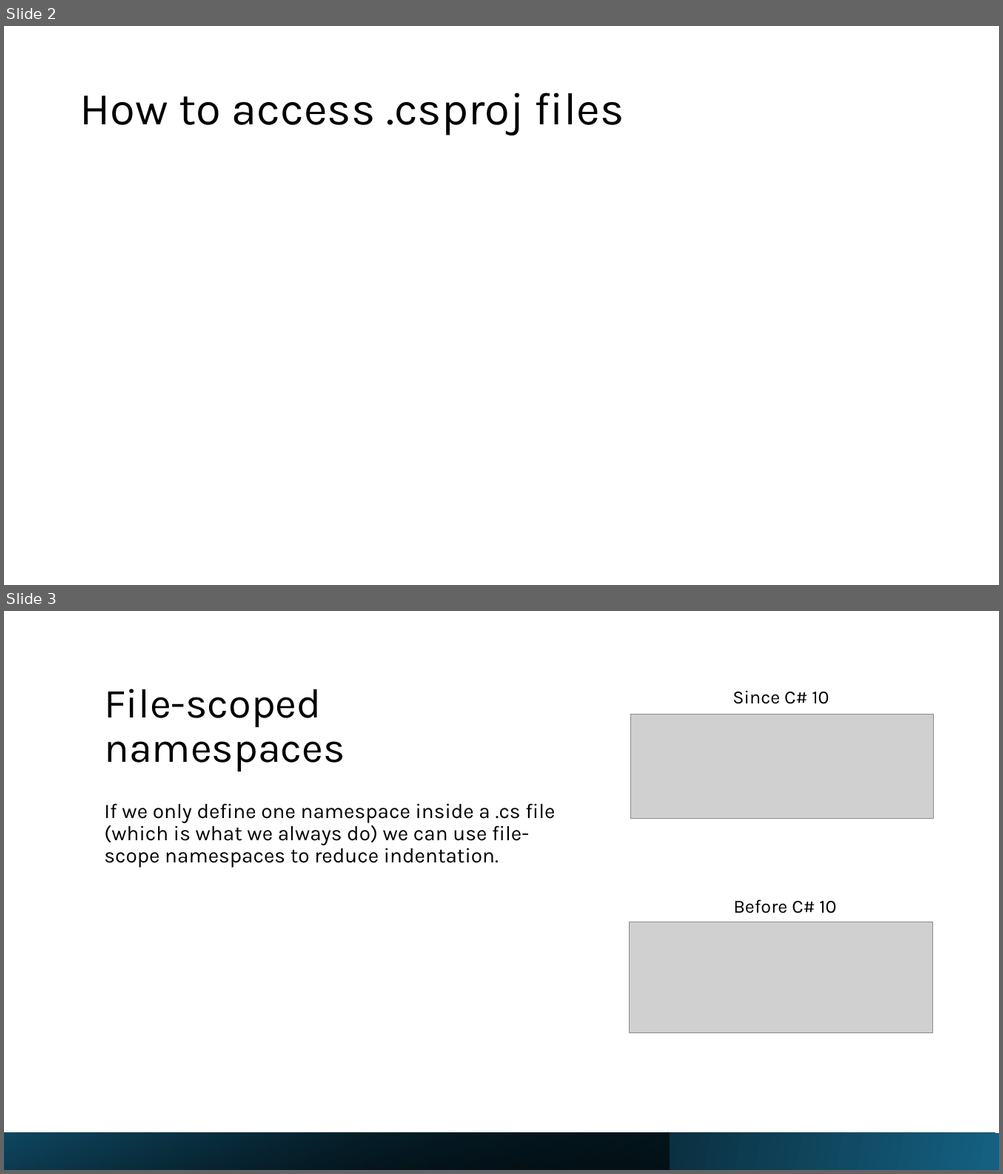
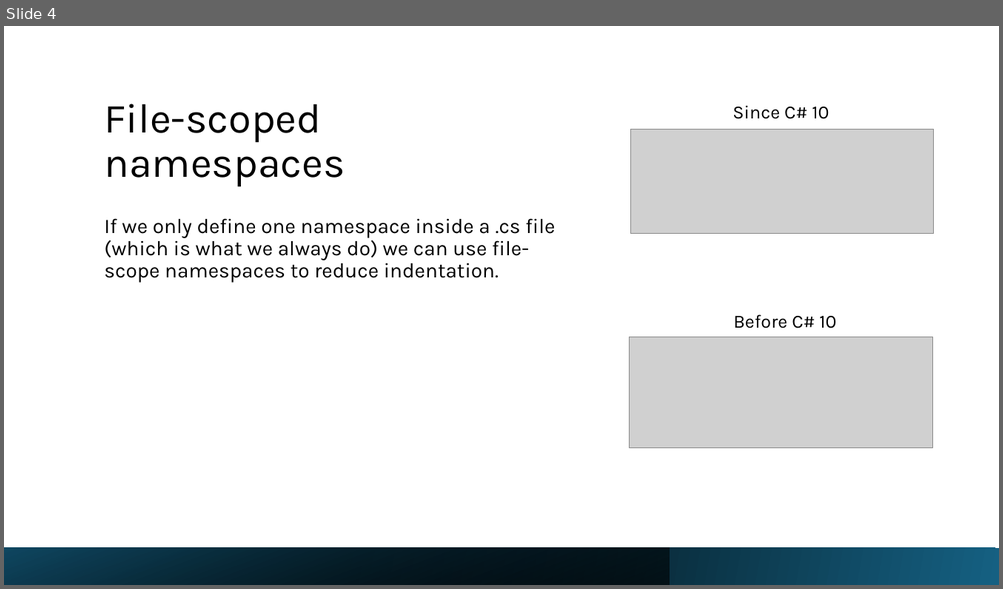
Before and after one commit to LuisSouto/C-sharp-new-features, a slide deck: slides.pptx. Shown one above the other, each under a label of ours: slides 2 and 3 before the commit, slide 4 after it. The pictures are 1003x1174 and 1003x589 pixels, drawn with LibreOffice and Linux fonts; fonts in the diff are those of the drawing; grey boxes stand for pictures. Boxes give left, top, right and bottom in pixels: in the first picture for what was removed or moved away, otherwise in the second. Text is boxed around its words. In the diff, an @@ line names an element or a change of style, - is before the commit and + after.

```diff
--- a/slides.pptx
+++ b/slides.pptx
@@ slide 2 removed at bbox=[4, 26, 999, 585], background #FFFFFF @@
@@ title removed at bbox=[79, 93, 624, 136] @@
-How to access .csproj files
@@ what was slide 3 is now slide 4 @@
```
Also in this commit, not shown: 1 slide changed, 2 slides added.
